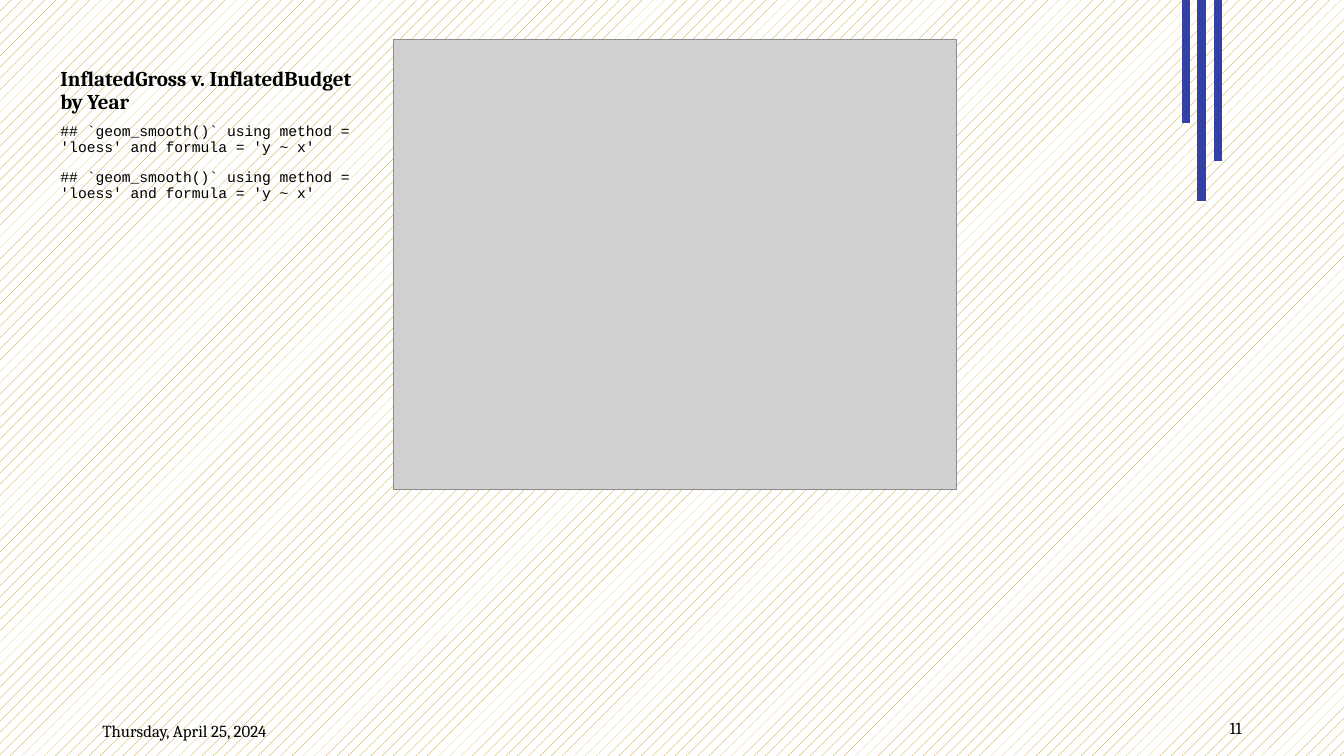
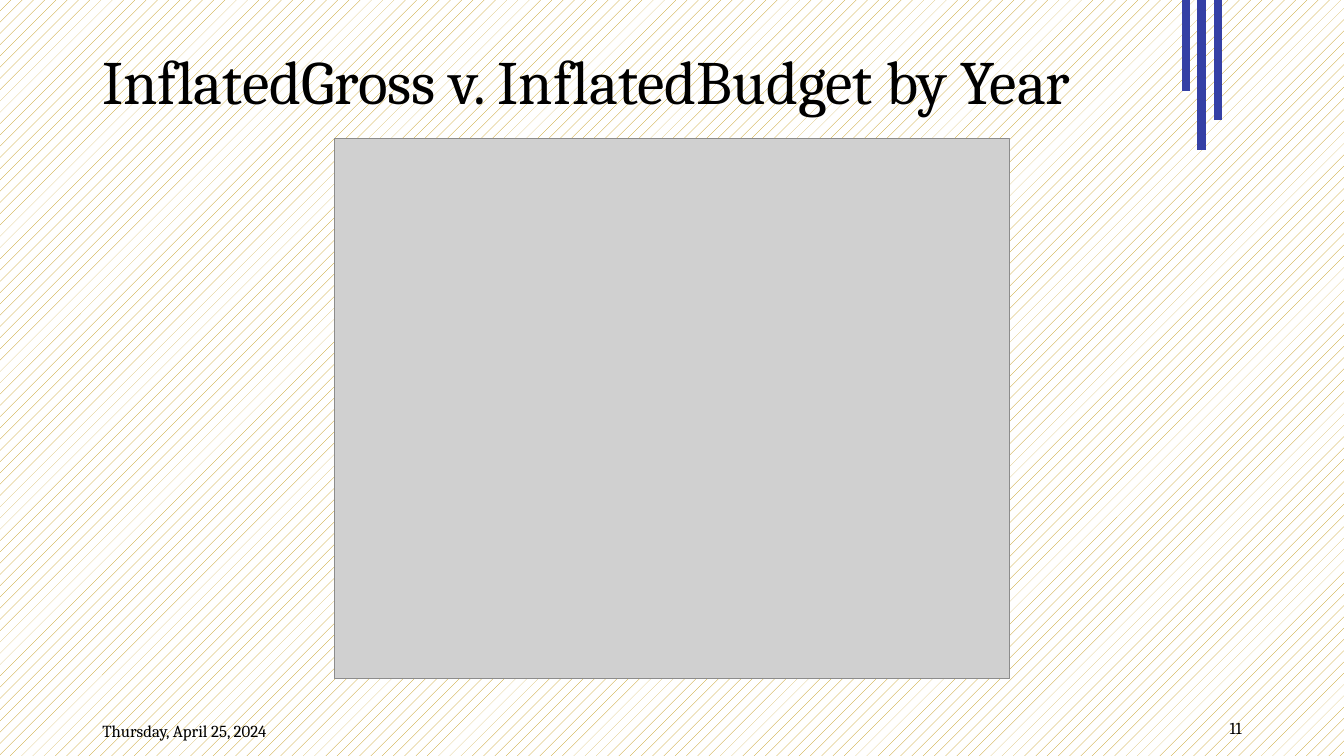
Before and after one commit to Data2401/final-project-fall-2024-classic-films, a slide deck: slide 11 of Slides.pptx. Drawn at 1344x756 pixels with LibreOffice and Linux fonts; fonts in the diff are those of the drawing; grey boxes stand for pictures; background and template pictures are left out. Boxes give left, top, right and bottom in pixels: in the first picture for what was removed or moved away, otherwise in the second. Text is boxed around its words. In the diff, an @@ line names an element or a change of style, - is before the commit and + after.

```diff
--- a/Slides.pptx
+++ b/Slides.pptx
@@ line moved from (1202, 202) - (1202, 0) to (1187, 92) - (1187, 0) @@
@@ line moved from (1219, 161) - (1219, 0) to (1202, 150) - (1202, 0) @@
@@ line moved from (1187, 123) - (1187, 0) to (1219, 120) - (1219, 0) @@
@@ title "InflatedGross v. InflatedBudget by Year": place and size @@
-title "InflatedGross v. InflatedBudget by Year" at <box>60,66,352,114</box>
+title "InflatedGross v. InflatedBudget by Year" at <box>102,48,1070,118</box>
@@ title "InflatedGross v. InflatedBudget by Year" at <box>102,48,1070,118</box>: size 15 to 44 pt, bold off; vertical alignment bottom to middle @@
@@ text removed at <box>60,125,333,203</box> @@
-## `geom_smooth()` using method = 'loess' and formula = 'y ~ x'
-## `geom_smooth()` using method = 'loess' and formula = 'y ~ x'
@@ picture: place and size @@
-picture at <box>393,39,956,490</box>
+picture at <box>335,139,1009,680</box>
```
Also in this commit, not shown: 13 other slides changed, 2 slides added, 3 slides removed, 2 other files.
